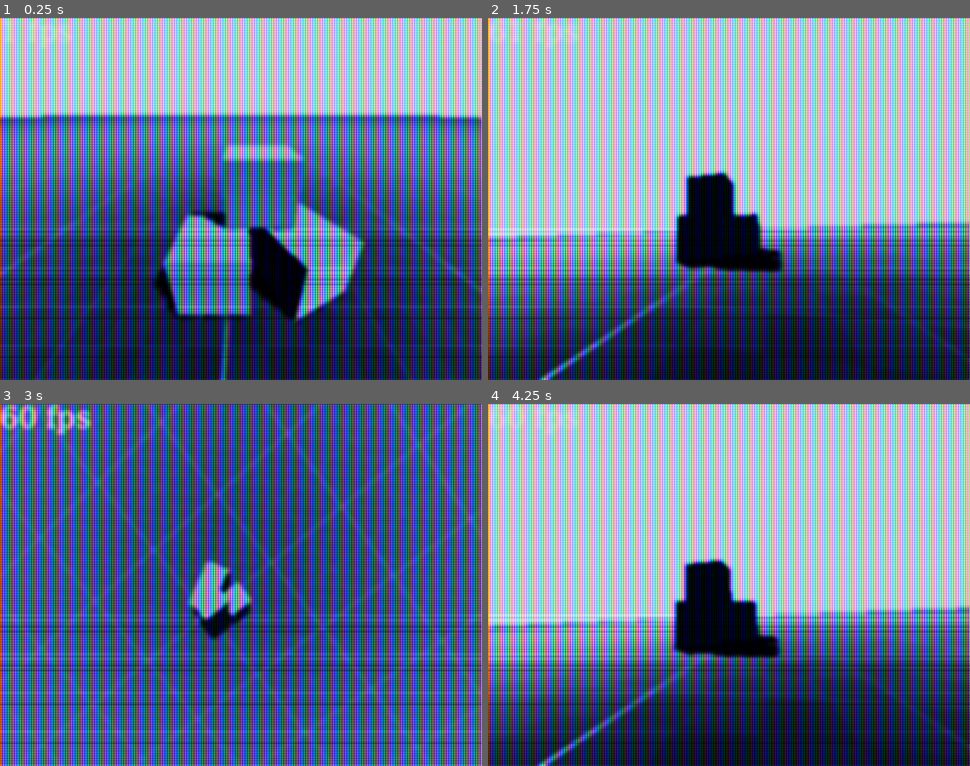
Above: before the commit, frames 1-4 (two rows, left to right).
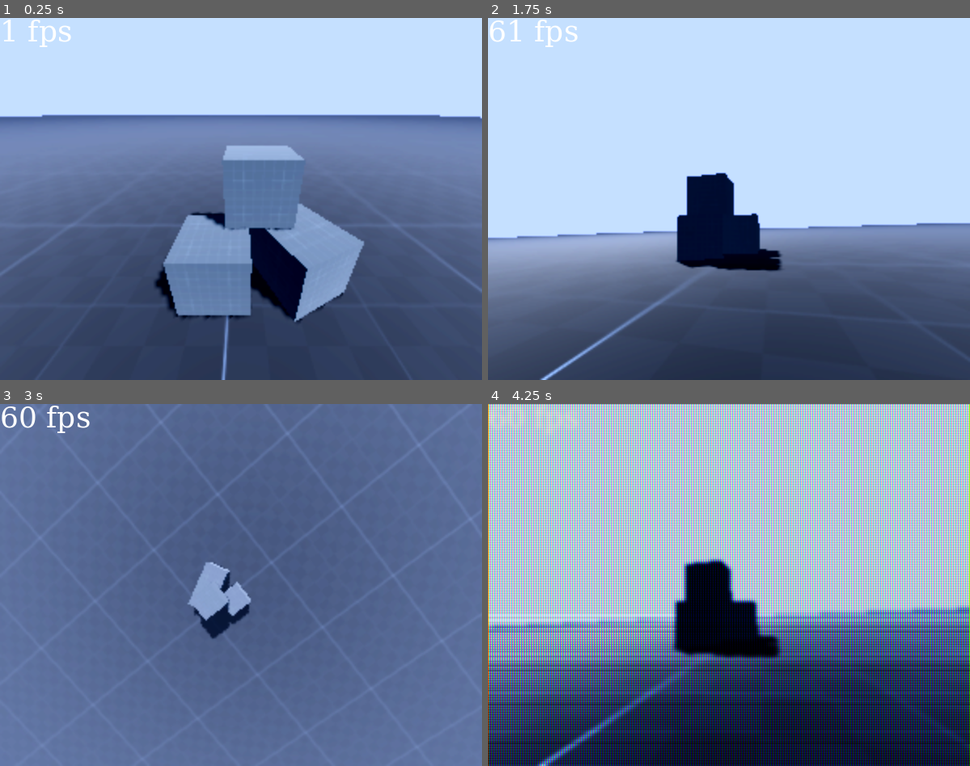
Above: after the commit, the same moments.

Repository: Art-Michel/Godot-Lab
Game: Godot game, scene res://Scenes/main_3d.tscn
Same seed, same stepped clock (60 frames per second), same inputs: the game is played once before the commit and once after it.
Inputs (mouse positions are in pixels of both pictures, inside the frame that each line leads up to):
- Up to frame 1 (0.25 s): no input
- Up to frame 2 (1.75 s): tap Enter at 0.5 s; move the mouse to (835, 180) at 0.52 s; hold Right (ui_right) 0.53-1.28 s; move the mouse to (632, 217) at 1.27 s; hold Left (ui_left) from 1.28 s (still down)
- Up to frame 3 (3 s): tap Space at 2 s; move the mouse to (289, 505) at 2.02 s; release Left (ui_left) at 2.03 s; hold Right (ui_right) from 2.03 s (still down); tap Enter at 2.75 s; move the mouse to (216, 657) at 2.77 s
- Up to frame 4 (4.25 s): tap Space at 3.5 s; move the mouse to (873, 639) at 3.52 s; release Right (ui_right) at 3.53 s; hold Left (ui_left) from 3.53 s (still down); tap F2 (enable_crt, bound only after the commit) at 4.15 s

The runs differ from the first frame. In frame 1, 99% of the frame differs, in the area x 0-100%, y 0-100%; in frame 2, 98%; in frame 3, 100%; in frame 4, nothing differs.

Commit message:
CRT_loader

Diff:
--- a/Scenes/custom_pp.tscn
+++ b/Scenes/custom_pp.tscn
@@ -49,9 +49,9 @@
 layout_mode = 3
 anchors_preset = 0
 
-[node name="Horizontal Blur" type="CanvasLayer" parent="."]
+[node name="HBlur" type="CanvasLayer" parent="."]
 
-[node name="ColorRect" type="ColorRect" parent="Horizontal Blur"]
+[node name="ColorRect" type="ColorRect" parent="HBlur"]
 auto_translate_mode = 1
 material = SubResource("ShaderMaterial_ijeux")
 anchors_preset = 15
@@ -63,9 +63,9 @@
 size_flags_vertical = 4
 metadata/_edit_use_anchors_ = true
 
-[node name="Vertical Blur" type="CanvasLayer" parent="."]
+[node name="VBlur" type="CanvasLayer" parent="."]
 
-[node name="ColorRect" type="ColorRect" parent="Vertical Blur"]
+[node name="ColorRect" type="ColorRect" parent="VBlur"]
 auto_translate_mode = 1
 material = SubResource("ShaderMaterial_huafe")
 anchors_preset = 15
@@ -91,10 +91,10 @@
 size_flags_vertical = 4
 metadata/_edit_use_anchors_ = true
 
-[node name="Dithering and Palette" type="CanvasLayer" parent="."]
+[node name="Dithering" type="CanvasLayer" parent="."]
 visible = false
 
-[node name="ColorRect" type="ColorRect" parent="Dithering and Palette"]
+[node name="ColorRect" type="ColorRect" parent="Dithering"]
 material = SubResource("ShaderMaterial_sftxa")
 anchors_preset = 15
 anchor_right = 1.0
@@ -102,9 +102,9 @@
 grow_horizontal = 2
 grow_vertical = 2
 
-[node name="grid mask" type="CanvasLayer" parent="."]
+[node name="Grid" type="CanvasLayer" parent="."]
 
-[node name="ColorRect" type="ColorRect" parent="grid mask"]
+[node name="ColorRect" type="ColorRect" parent="Grid"]
 material = SubResource("ShaderMaterial_yyaop")
 anchors_preset = 15
 anchor_right = 1.0
--- a/Scenes/main_3d.tscn
+++ b/Scenes/main_3d.tscn
@@ -1,13 +1,12 @@
-[gd_scene load_steps=14 format=3 uid="uid://bngl1nwkr7fdv"]
+[gd_scene load_steps=13 format=3 uid="uid://bngl1nwkr7fdv"]
 
 [ext_resource type="Texture2D" uid="uid://dir0wq0ywxd3a" path="res://addons/kenney_prototype-textures/PNG/Dark/texture_07.png" id="1_lvnyt"]
 [ext_resource type="Texture2D" uid="uid://wsbtrss7n6g1" path="res://addons/kenney_prototype-textures/PNG/Dark/texture_02.png" id="2_s43xh"]
 [ext_resource type="Script" path="res://Scripts/fps counter.gd" id="5_mfeuk"]
-[ext_resource type="Texture2D" uid="uid://dutn6fxrdrmfb" path="res://Sprites/tumblr_99f6304ada605fc719b4df829f3bacc2_59624e8d_1280.png" id="6_ufvoi"]
-[ext_resource type="PackedScene" uid="uid://b8wsgth6yvc5" path="res://Scenes/custom_pp.tscn" id="6_upyx1"]
-[ext_resource type="Texture2D" uid="uid://bky4r13ym6ycv" path="res://Sprites/cABmVMDCFl.png" id="6_yohe3"]
+[ext_resource type="Texture2D" uid="uid://dutn6fxrdrmfb" path="res://Sprites/Tests/tumblr_99f6304ada605fc719b4df829f3bacc2_59624e8d_1280.png" id="6_ufvoi"]
+[ext_resource type="Texture2D" uid="uid://bky4r13ym6ycv" path="res://Sprites/Tests/cABmVMDCFl.png" id="6_yohe3"]
 [ext_resource type="Script" path="res://Scripts/cam_manager.gd" id="7_ong2f"]
-[ext_resource type="Texture2D" uid="uid://cm5vjjf0qigef" path="res://Sprites/N5SwAull6m.png" id="8_x0xhg"]
+[ext_resource type="Texture2D" uid="uid://cm5vjjf0qigef" path="res://Sprites/Tests/N5SwAull6m.png" id="8_x0xhg"]
 
 [sub_resource type="Environment" id="Environment_vl8a5"]
 background_mode = 1
@@ -335,12 +334,6 @@
 scale = Vector2(0.365808, 0.365416)
 texture = ExtResource("6_yohe3")
 
-[node name="PostProcess" parent="Décor" instance=ExtResource("6_upyx1")]
-offset_left = 79.0
-offset_top = 70.0
-offset_right = 79.0
-offset_bottom = 70.0
-
 [node name="Camera3D2" type="Camera3D" parent="."]
 transform = Transform3D(1, 0, 0, 0, 0.890435, 0.45511, 0, -0.45511, 0.890435, -0.133026, 2.43076, 1.47811)
 current = true
--- /dev/null
+++ b/Scripts/CRT_loader.gd
@@ -0,0 +1,29 @@
+extends Control
+
+var crt_pp_packed = preload("res://Scenes/custom_pp.tscn")
+var crt_pp: Control
+
+func _input(event: InputEvent) -> void:
+	if event.is_action_pressed("enable_crt"):
+		enable_crt()
+
+func enable_crt() -> void:
+	if !$PostProcess:
+		crt_pp = crt_pp_packed.instantiate()
+		add_child(crt_pp)
+
+	else:
+		if crt_pp.visible:
+			crt_pp.get_node("HBlur").visible = false
+			crt_pp.get_node("VBlur").visible = false
+			crt_pp.get_node("Scanlines").visible = false
+			crt_pp.get_node("Grid").visible = false
+			crt_pp.get_node("Bloom").visible = false
+			crt_pp.visible = false
+		else:
+			crt_pp.get_node("HBlur").visible = true
+			crt_pp.get_node("VBlur").visible = true
+			crt_pp.get_node("Scanlines").visible = true
+			crt_pp.get_node("Grid").visible = true
+			crt_pp.get_node("Bloom").visible = true
+			crt_pp.visible = true
--- a/project.godot
+++ b/project.godot
@@ -15,6 +15,10 @@
 config/features=PackedStringArray("4.3", "Forward Plus")
 config/icon="res://Sprites/shinx.png"
 
+[autoload]
+
+CrtLoader="*res://Scripts/CRT_loader.gd"
+
 [display]
 
 window/size/viewport_width=596
@@ -27,6 +31,14 @@
 
 enabled=PackedStringArray("res://addons/anthonyec.camera_preview/plugin.cfg")
 
+[input]
+
+enable_crt={
+"deadzone": 0.5,
+"events": [Object(InputEventKey,"resource_local_to_scene":false,"resource_name":"","device":-1,"window_id":0,"alt_pressed":false,"shift_pressed":false,"ctrl_pressed":false,"meta_pressed":false,"pressed":false,"keycode":0,"physical_keycode":4194333,"key_label":0,"unicode":0,"location":0,"echo":false,"script":null)
+]
+}
+
 [rendering]
 
 textures/canvas_textures/default_texture_filter=0
